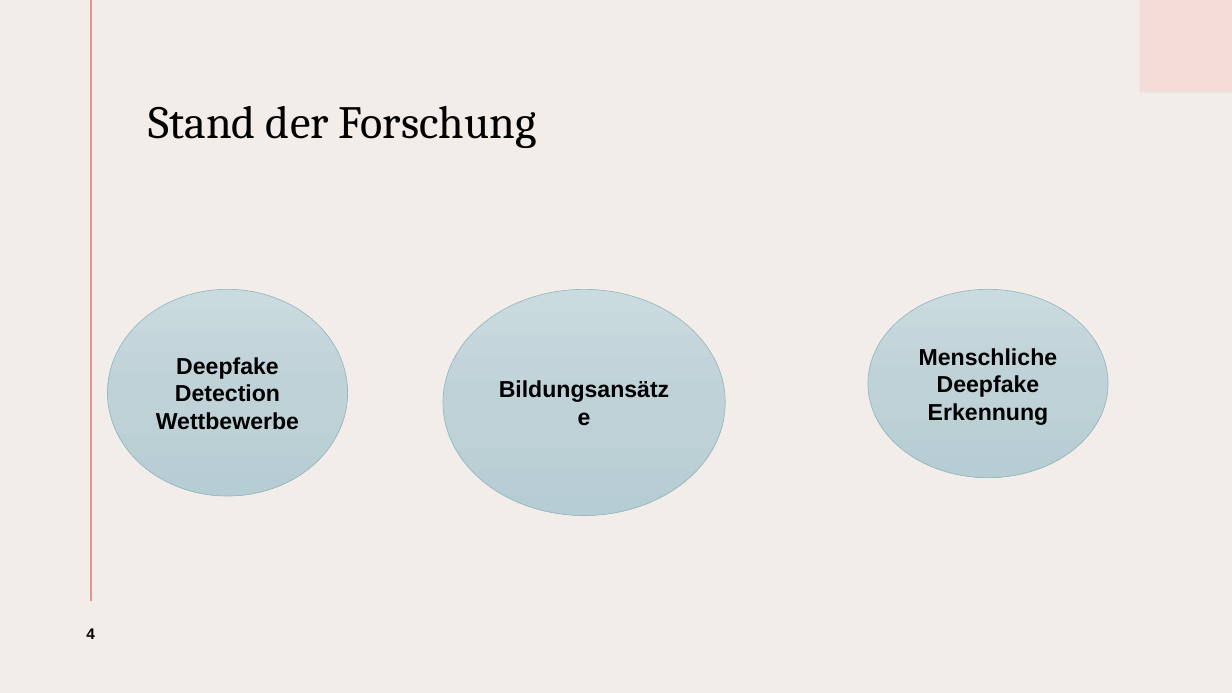
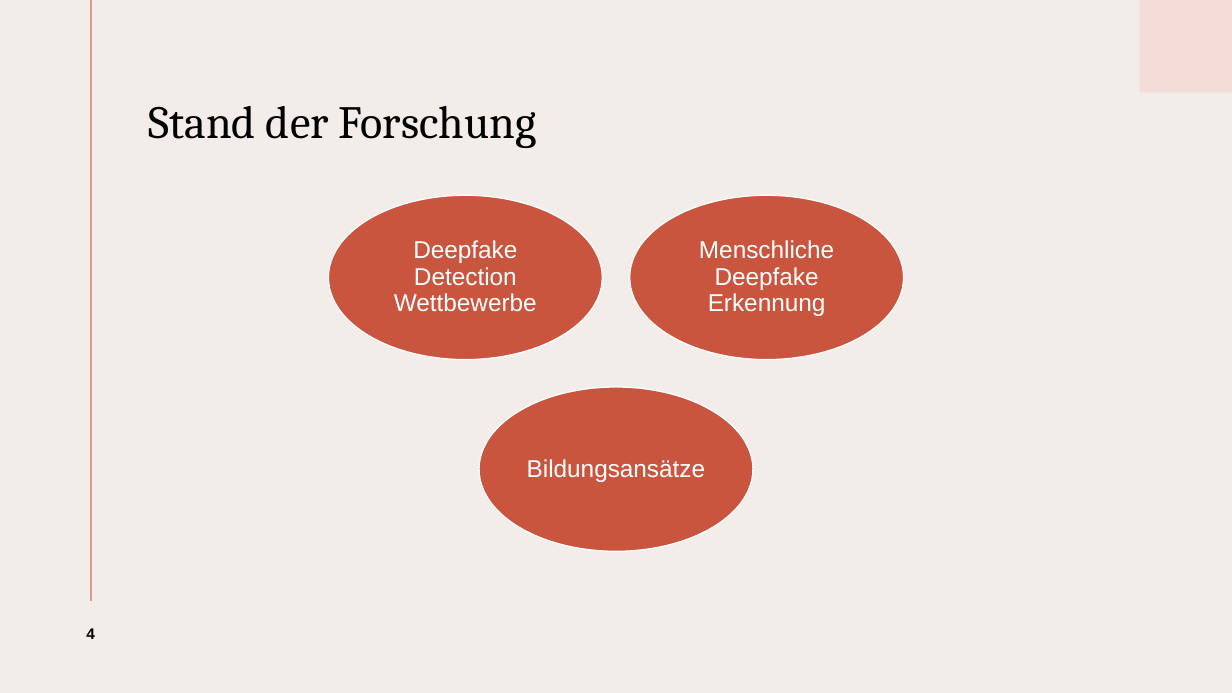
Before and after one commit to ToniHantschmann/deepfake_detector, a slide deck: slide 4 of presentation/presentation.pptx. Drawn at 1232x693 pixels with LibreOffice and Linux fonts; fonts in the diff are those of the drawing. Boxes give left, top, right and bottom in pixels: in the first picture for what was removed or moved away, otherwise in the second. Text is boxed around its words. In the diff, an @@ line names an element or a change of style, - is before the commit and + after.

```diff
--- a/presentation/presentation.pptx
+++ b/presentation/presentation.pptx
@@ ellipse added at bbox=[328, 195, 602, 360], fill #CA553E, outline #FFFFFF 1 pt @@
@@ ellipse added at bbox=[629, 195, 903, 360], fill #CA553E, outline #FFFFFF 1 pt @@
@@ text "Deepfake Detection Wettbewerbe": place and size @@
-text "Deepfake Detection Wettbewerbe" at bbox=[107, 289, 348, 496]
+text "Deepfake Detection Wettbewerbe" at bbox=[394, 240, 537, 311]
@@ size 18 to 19 pt, text colour #000000 to #FFFFFF, bold off; line spacing 1 to 0.9; more space between paragraphs; fill gradient #CBDBDF to #BFD3D7 to #B6CED3 to none; outline #95B8BF 0.5 pt to none in 3 elements at bbox=[527, 459, 705, 482], bbox=[394, 240, 537, 311], bbox=[699, 240, 834, 316] @@
@@ text "Menschliche Deepfake Erkennung": place and size @@
-text "Menschliche Deepfake Erkennung" at bbox=[868, 289, 1108, 478]
+text "Menschliche Deepfake Erkennung" at bbox=[699, 240, 834, 316]
@@ ellipse added at bbox=[479, 387, 752, 552], fill #CA553E, outline #FFFFFF 1 pt @@
@@ text "Bildungsansätze": place and size @@
-text "Bildungsansätze" at bbox=[443, 289, 725, 516]
+text "Bildungsansätze" at bbox=[527, 459, 705, 482]
```
Also in this commit, not shown: 6 other slides changed, 9 slides added, 1 slide removed.
